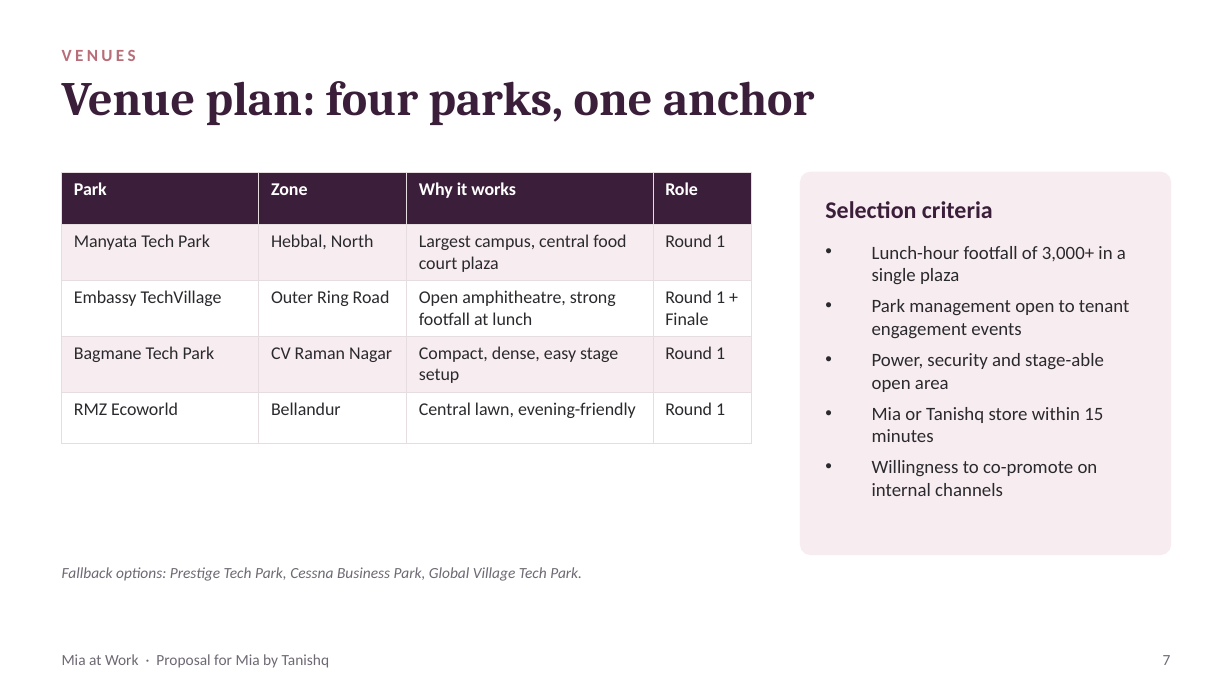
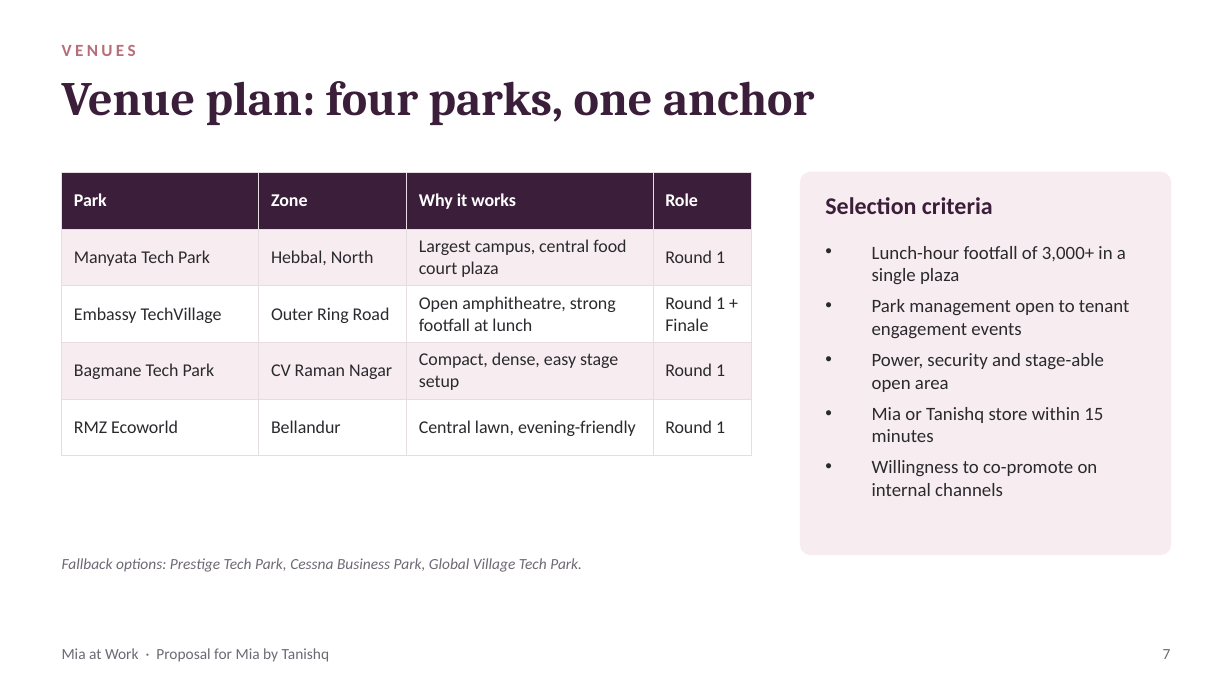
Before and after one commit to vinayakok-ai/personal-life-app, a slide deck: slide 7 of presentations/mia-corporate-fashion-ip/Mia-at-Work-Corporate-Fashion-IP.pptx. Drawn at 1232x693 pixels with LibreOffice and Linux fonts; fonts in the diff are those of the drawing. Boxes give left, top, right and bottom in pixels: in the first picture for what was removed or moved away, otherwise in the second. Text is boxed around its words. In the diff, an @@ line names an element or a change of style, - is before the commit and + after.

```diff
--- a/presentations/mia-corporate-fashion-ip/Mia-at-Work-Corporate-Fashion-IP.pptx
+++ b/presentations/mia-corporate-fashion-ip/Mia-at-Work-Corporate-Fashion-IP.pptx
@@ table: place and size @@
-table at [62, 172, 752, 422]
+table at [62, 172, 752, 440]
@@ vertical alignment middle to top in 5 elements at [62, 45, 136, 56], [62, 648, 330, 662], [1163, 649, 1171, 659], [825, 197, 993, 214], [62, 558, 582, 572] @@
```
Also in this commit, not shown: 19 other slides changed, 1 other file.
